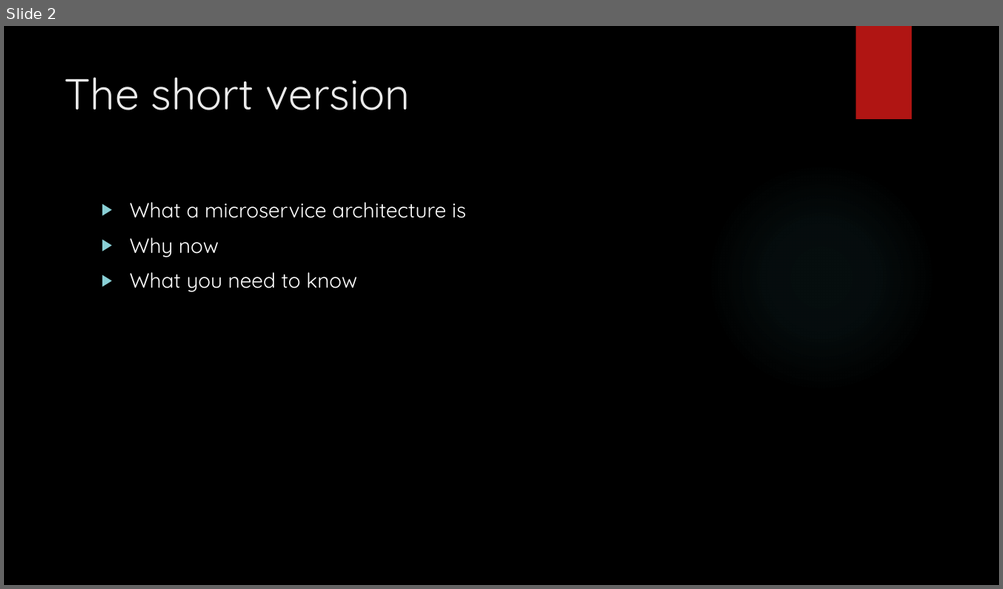
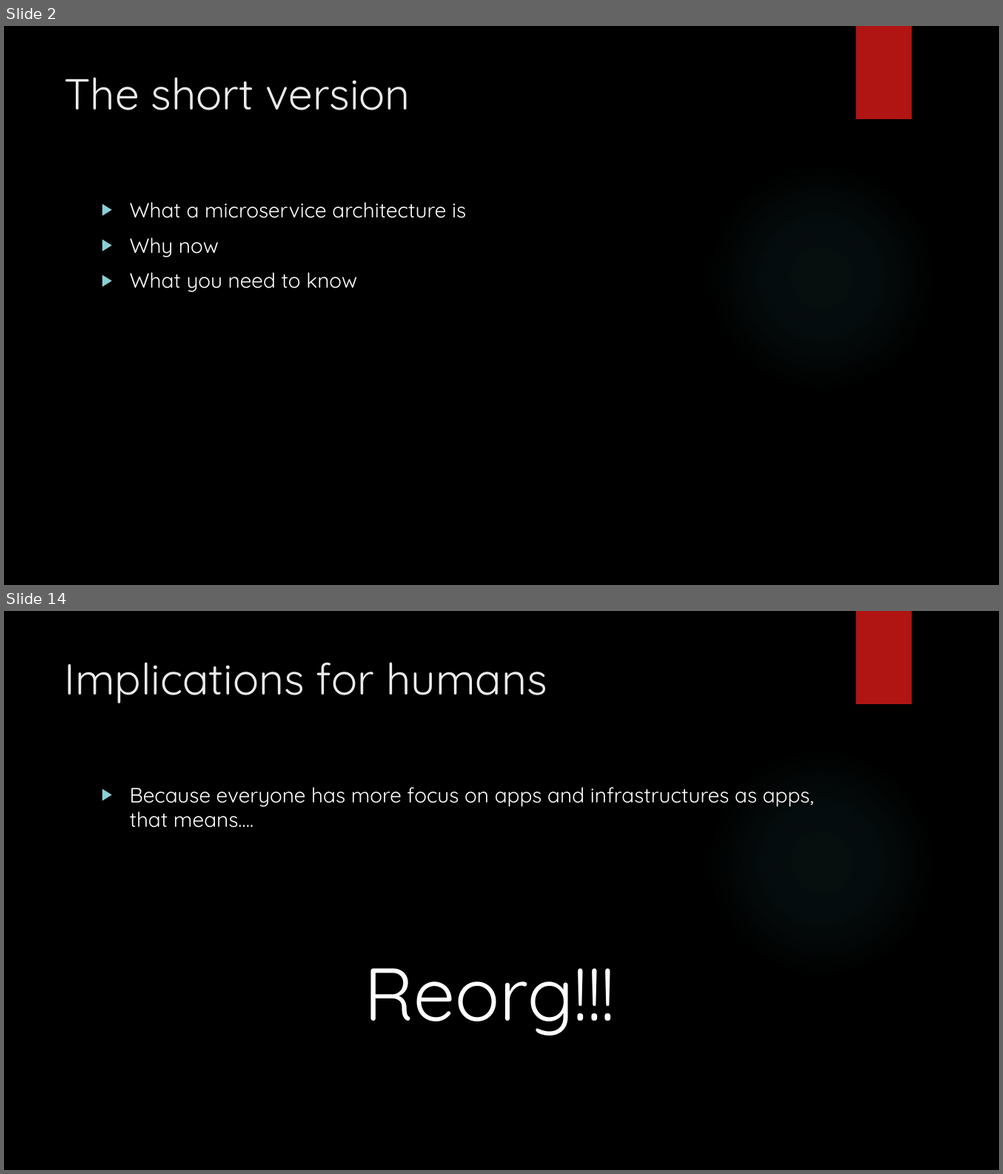
Before and after one commit to arif-aigonix/leap2015, a slide deck: Microservices Overview.pptx. Shown one above the other, each under a label of ours: slide 2 before the commit, slides 2 and 14 after it; the slides between them are not shown. The pictures are 1003x589 and 1003x1174 pixels, drawn with LibreOffice and Linux fonts; fonts in the diff are those of the drawing; background and template pictures are left out. Boxes give left, top, right and bottom in pixels: in the first picture for what was removed or moved away, otherwise in the second. Text is boxed around its words. In the diff, an @@ line names an element or a change of style, - is before the commit and + after.

```diff
--- a/Microservices Overview.pptx
+++ b/Microservices Overview.pptx
@@ slide 14 added at (4,611,999,1170), background picture (left out); not listed: 2 template elements that a slide beside it also shows @@
@@ title added at (64,662,546,703), 42 pt, text #EBEBEB @@
+Implications for humans
@@ text added at (130,787,814,828), 20 pt, text #FFFFFF @@
+▶ Because everyone has more focus on apps and infrastructures as apps, that means….
@@ text added at (364,968,615,1036), 72 pt, text #FFFFFF @@
+Reorg!!!
```
Also in this commit, not shown: 1 slide changed, 16 other slides added.
